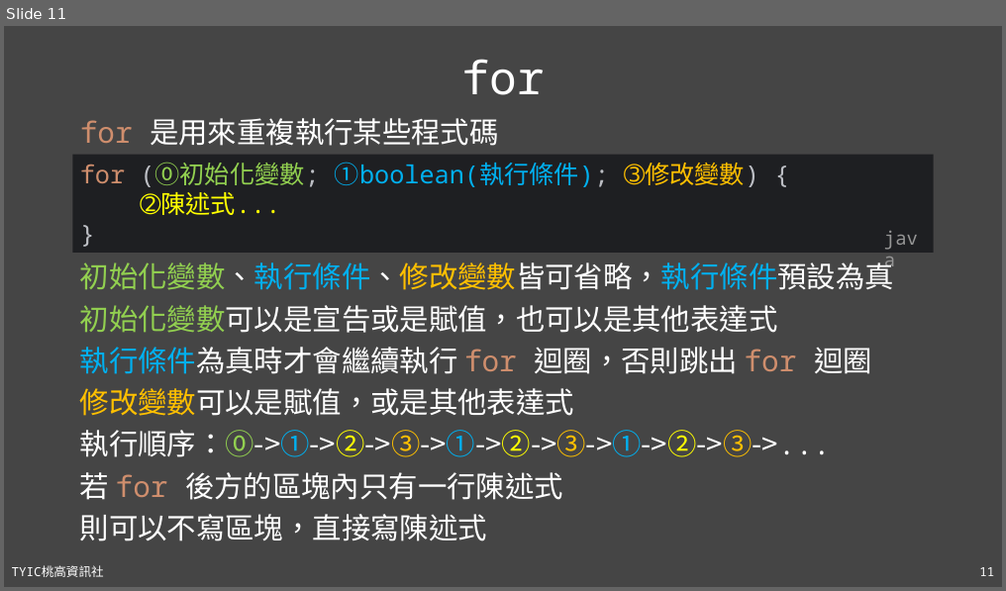
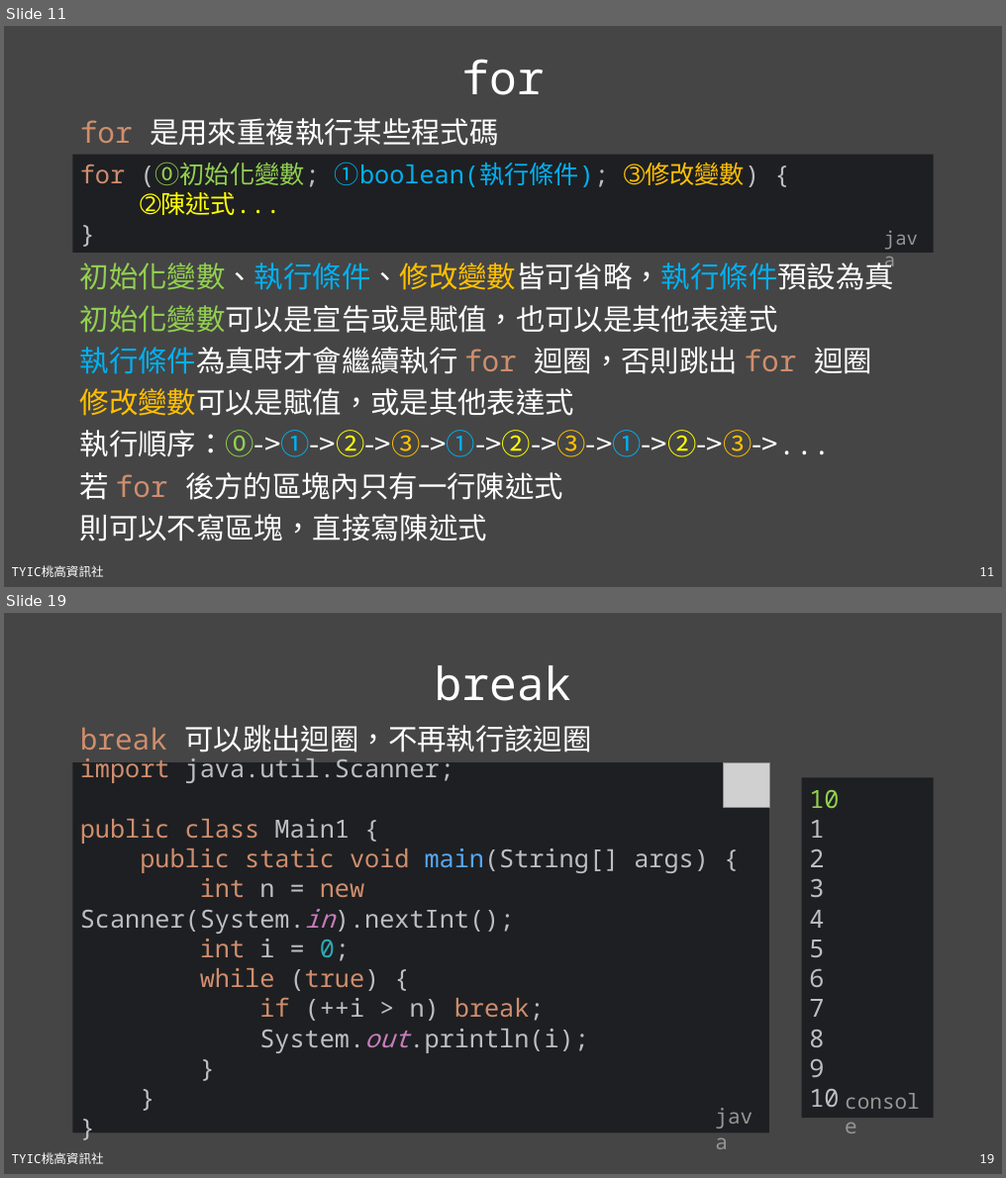
Before and after one commit to TYSHIC/slides, a slide deck: powerpoint/06_流程控制.pptx. Shown one above the other, each under a label of ours: slide 11 before the commit, slides 11 and 19 after it; the slides between them are not shown. The pictures are 1006x591 and 1006x1178 pixels, drawn with LibreOffice and Linux fonts; fonts in the diff are those of the drawing; grey boxes stand for pictures. Boxes give left, top, right and bottom in pixels: in the first picture for what was removed or moved away, otherwise in the second. Text is boxed around its words. In the diff, an @@ line names an element or a change of style, - is before the commit and + after.

Commit message:
06_break

```diff
--- a/powerpoint/06_流程控制.pptx
+++ b/powerpoint/06_流程控制.pptx
@@ slide 19 added at (4, 613, 1002, 1174), background #454545; not listed: 2 template elements that a slide beside it also shows @@
@@ title added at (435, 665, 572, 701), 44 pt, text #FFFFFF @@
+break
@@ text added at (80, 725, 592, 753), 28 pt, text #FFFFFF @@
+break 可以跳出迴圈，不再執行該迴圈
@@ rectangle added at (73, 762, 770, 1134), fill #1E1F22, 24 pt, text #BCBEC4 @@
+import java.util.Scanner;
+public class Main1 {
+public static void main(String[] args) {
+int n = new Scanner(System.in).nextInt();
+int i = 0;
+while (true) {
+if (++i > n) break;
+System.out.println(i);
+}
+}
+}
@@ picture added at (724, 762, 769, 808) @@
@@ rectangle added at (802, 777, 934, 1118), fill #1E1F22, 24 pt, text #BCBEC4 @@
+10
+1
+2
+3
+4
+5
+6
+7
+8
+9
+10
@@ text added at (838, 1085, 933, 1118), 20 pt, text #969696 @@
+console
@@ text added at (709, 1100, 770, 1134), 20 pt, text #969696 @@
+java
```
Also in this commit, not shown: 2 slides changed, 6 other slides added, 9 other files.
